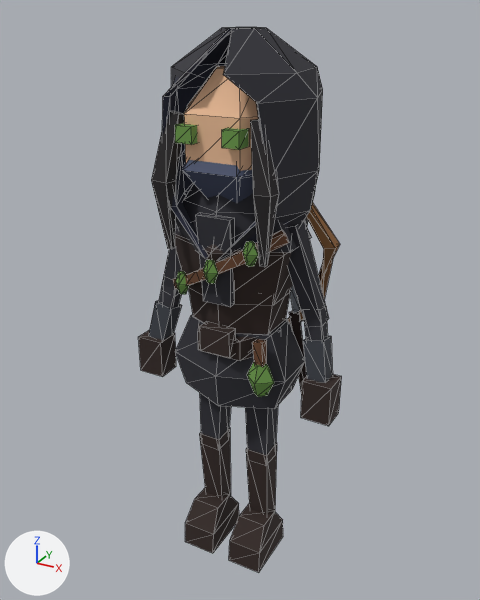
What one commit did to the glTF model assets/models/production/SK_Sable_LQ.glb.
Camera for both pictures: a camera (50 mm lens) standing at (0.97, -1.8, 1.866) and looking at (-0.025, 0.009, 0.961). Lighting does not change. The marker at lower left points along +X, +Y and +Z. The first picture is the older version. Mesh edges are drawn as thin lines. Vertices at exactly the same position are counted once.

The first picture shows 'SK_Sable_LQ'.
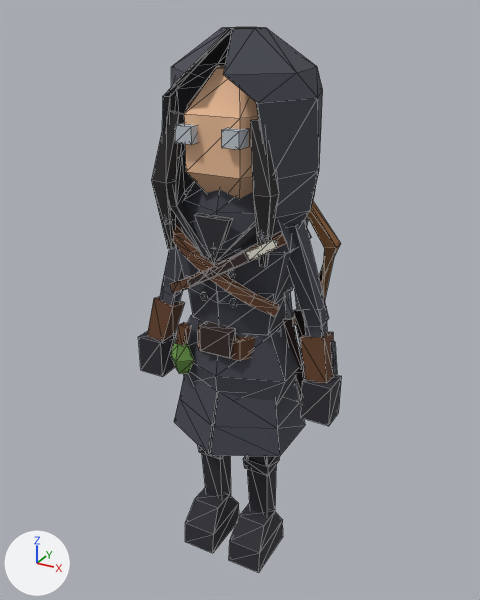
The newer file is also turned or shifted as a whole; pictures and numbers use the older file's frame.

Where the change shows, as pixel boxes (x1, y1, x2, y2) in the pictures (480 x 600 px; the box of a moved part takes in the faces that stretch with it):
part 1 of me_sk_sable_lq_mesh, added
    after: (228, 270, 236, 279)
part 2 of me_sk_sable_lq_mesh, added
    after: (230, 299, 237, 307)
part 3 of me_sk_sable_lq_mesh, added
    after: (200, 292, 207, 300)
part 4 of me_sk_sable_lq_mesh, moved or reshaped
    before: (289, 311, 306, 396)
    after: (245, 240, 278, 260)
part 5 of me_sk_sable_lq_mesh, moved or reshaped (not visible before)
    after: (284, 290, 293, 320)
part 6 of me_sk_sable_lq_mesh, moved or reshaped
    before: (247, 362, 274, 396)
    after: (170, 341, 194, 374)
part 7 of me_sk_sable_lq_mesh, moved or reshaped
    before: (253, 339, 267, 367)
    after: (176, 322, 192, 347)
part 8 of me_sk_sable_lq_mesh, moved or reshaped (not visible before)
    after: (331, 341, 337, 374)
part 9 of me_sk_sable_lq_mesh, rebuilt (46% shorter)
    before: (196, 212, 234, 307)
    after: (194, 213, 233, 264)
part 10 of me_sk_sable_lq_mesh, added (brown)
    after: (172, 221, 280, 316)
part 11 of me_sk_sable_lq_mesh, deleted (blue)
    before: (182, 160, 253, 203)
part 12 of me_sk_sable_lq_mesh, deleted
    before: (203, 260, 218, 284)
part 13 of me_sk_sable_lq_mesh, deleted
    before: (175, 271, 189, 294)
part 14 of me_sk_sable_lq_mesh, moved or reshaped
    before: (148, 202, 340, 383)
    after: (147, 202, 341, 476)
part 15 of me_sk_sable_lq_mesh, surface changed
    both: (145, 27, 340, 567)
part 16 of me_sk_sable_lq_mesh, recoloured
    both: (145, 27, 340, 567)

The change, as a list of edits to the scene's bpy script:
```text
Add mat_m_palette_shadow_lq:
    mat_m_palette_shadow_lq = bpy.data.materials.new('M_Palette_Shadow_LQ')
    # uses the picture img_t_emissive_lq
    # uses the picture img_t_palette_shadow_lq
Change me_sk_sable_lq_mesh:
    remove me_sk_sable_lq_mesh.from_pydata(...)  # 600 vertices, 1008 faces; spans x -0.37..0.37, y -0.24..0.24, z 0.0..1.81
    add me_sk_sable_lq_mesh.from_pydata(...)  # 726 vertices, 1212 faces; spans x -0.37..0.37, y -0.25..0.24, z 0.0..1.81
    me_sk_sable_lq_mesh part 1: a new loose piece, an icosphere of 20 faces spanning x 0.04..0.067, y -0.198..-0.171, z 1.123..1.147, in mat_m_palette_shadow_lq
    me_sk_sable_lq_mesh part 2: a new loose piece, an icosphere of 20 faces spanning x 0.04..0.067, y -0.187..-0.16, z 1.026..1.05, in mat_m_palette_shadow_lq
    me_sk_sable_lq_mesh part 3: a new loose piece, an icosphere of 20 faces spanning x -0.067..-0.04, y -0.187..-0.16, z 1.026..1.05, in mat_m_palette_shadow_lq
    me_sk_sable_lq_mesh part 4: the loose piece of 6 vertices spanning x 0.15..0.22, y 0.02..0.11, z 0.54..0.95 is multiplied about its middle by the matrix ((-0.106, 0.021, -0.214), (-0.004, 0.239, 0.025), (0.215, 0.015, -0.105)), then moved by (-0.02, -0.27, 0.49), in mat_m_palette_shadow_lq
    me_sk_sable_lq_mesh part 5: the loose piece of 6 vertices spanning x -0.18..-0.14, y 0.0..0.04, z 0.95..1.07 is multiplied about its middle by the matrix ((0.806, 0.03, -0.181), (-0.018, 0.825, 0.056), (0.182, -0.051, 0.805)), then moved by (0.33, -0.05, -0.01), in mat_m_palette_shadow_lq
    me_sk_sable_lq_mesh part 6: the loose piece of 12 vertices spanning x 0.1..0.2, y -0.21..-0.13, z 0.74..0.85 is moved by (-0.29, 0.0, 0.0), in mat_m_palette_shadow_lq
    me_sk_sable_lq_mesh part 7: the loose piece of 8 vertices spanning x 0.12..0.16, y -0.18..-0.14, z 0.84..0.93 is multiplied about its middle by the matrix ((0.876, 0.029, 0.235), (-0.033, 0.906, 0.012), (-0.234, -0.02, 0.876)), then moved by (-0.28, 0.0, 0.0), in mat_m_palette_shadow_lq
    me_sk_sable_lq_mesh part 8: the loose piece of 6 vertices spanning x -0.21..-0.18, y 0.12..0.13, z 1.3..1.47 is multiplied about its middle by the matrix ((0.567, 0.0, 0.183), (0.033, -0.586, -0.101), (0.18, 0.107, -0.558)), then moved by (0.53, -0.16, -0.53), in mat_m_palette_shadow_lq
    me_sk_sable_lq_mesh part 9: the loose piece of 8 vertices spanning x -0.06..0.06, y -0.2..-0.16, z 1.03..1.31 is rebuilt with 6 vertices and now spans x -0.06..0.06, y -0.21..-0.18, z 1.16..1.31, in mat_m_palette_shadow_lq
    me_sk_sable_lq_mesh part 10: a new loose piece of 28 vertices spanning x -0.21..0.2, y -0.22..-0.12, z 1.01..1.27, in mat_m_palette_shadow_lq
    me_sk_sable_lq_mesh part 11: the loose piece of 18 vertices spanning x -0.18..0.18, y -0.22..0.11, z 1.33..1.55 is deleted
    me_sk_sable_lq_mesh part 12: the loose piece of 12 vertices spanning x -0.02..0.03, y -0.24..-0.2, z 1.11..1.18 is deleted
    me_sk_sable_lq_mesh part 13: the loose piece of 12 vertices spanning x -0.15..-0.09, y -0.21..-0.17, z 1.04..1.11 is deleted
    me_sk_sable_lq_mesh part 14: 48 vertices moved from x -0.31..0.27, y -0.22..0.14, z 0.79..1.38 to x -0.32..0.27, y -0.22..0.15, z 0.79..1.38; 35 vertices removed from x -0.34..0.34, y -0.22..0.14, z 0.78..1.38; 91 vertices added at x -0.34..0.34, y -0.25..0.17, z 0.36..1.43
    me_sk_sable_lq_mesh part 15: 602 kept faces spanning x -0.37..0.37, y -0.23..0.24, z 0.0..1.81 get new texture (UV) coordinates
    me_sk_sable_lq_mesh part 16: 736 faces spanning x -0.37..0.37, y -0.23..0.24, z 0.0..1.81 switch from mat_m_palette_lq to mat_m_palette_shadow_lq
    other edits to the shape of me_sk_sable_lq_mesh do not show in these pictures
```
